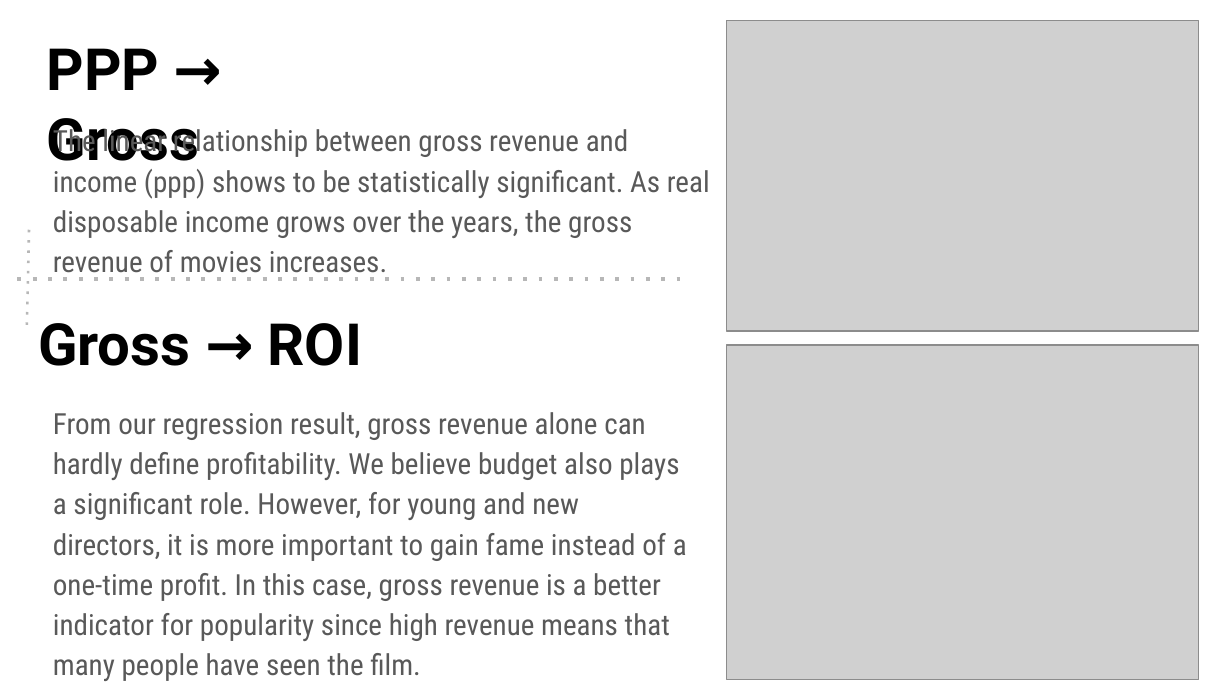
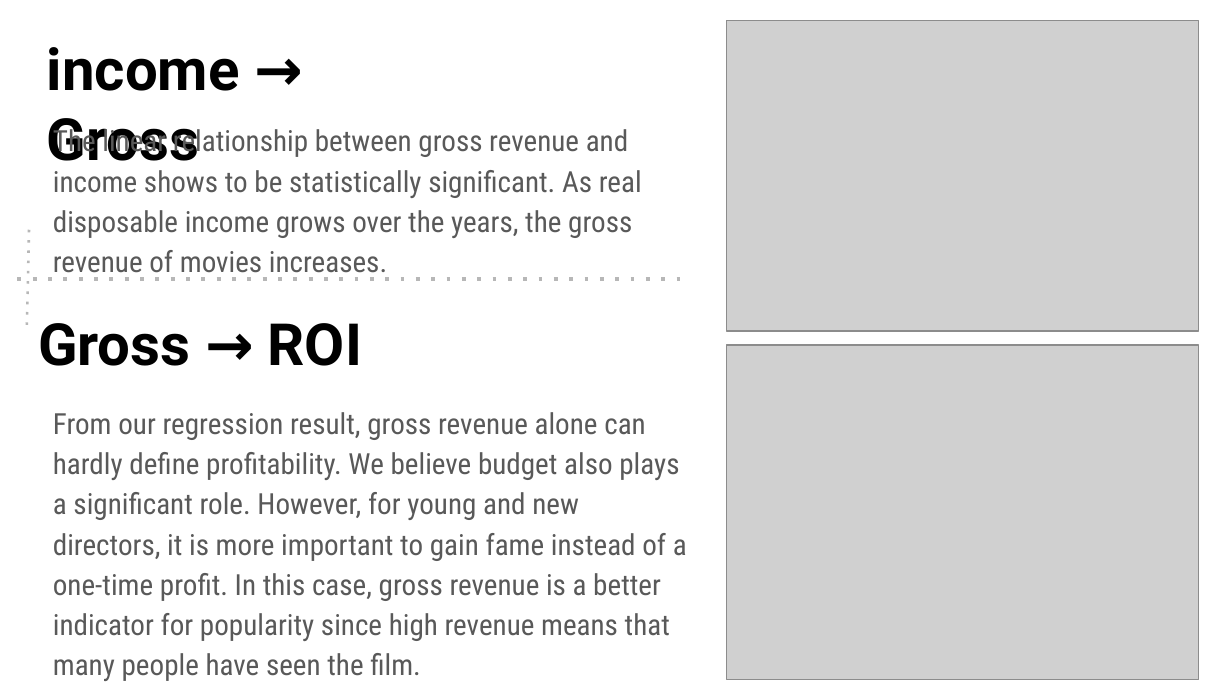
Before and after one commit to Susiesyyyy/Data-Bootcamp-Final-Project, a slide deck: slide 5 of Shan_final_project_presentation.pptx. Drawn at 1232x693 pixels with LibreOffice and Linux fonts; fonts in the diff are those of the drawing; grey boxes stand for pictures. Boxes give left, top, right and bottom in pixels: in the first picture for what was removed or moved away, otherwise in the second. Text is boxed around its words. In the diff, an @@ line names an element or a change of style, - is before the commit and + after.

```diff
--- a/Shan_final_project_presentation.pptx
+++ b/Shan_final_project_presentation.pptx
@@ title at [47,47,240,175]: text changed @@
-PPP → Gross
+income → Gross
@@ text at [53,124,642,279]: text changed @@
-The linear relationship between gross revenue and income (ppp) shows to be statistically significant. As real disposable income grows over the years, the gross revenue of movies increases.
+The linear relationship between gross revenue and income shows to be statistically significant. As real disposable income grows over the years, the gross revenue of movies increases.
```
Also in this commit, not shown: 2 other slides changed.
